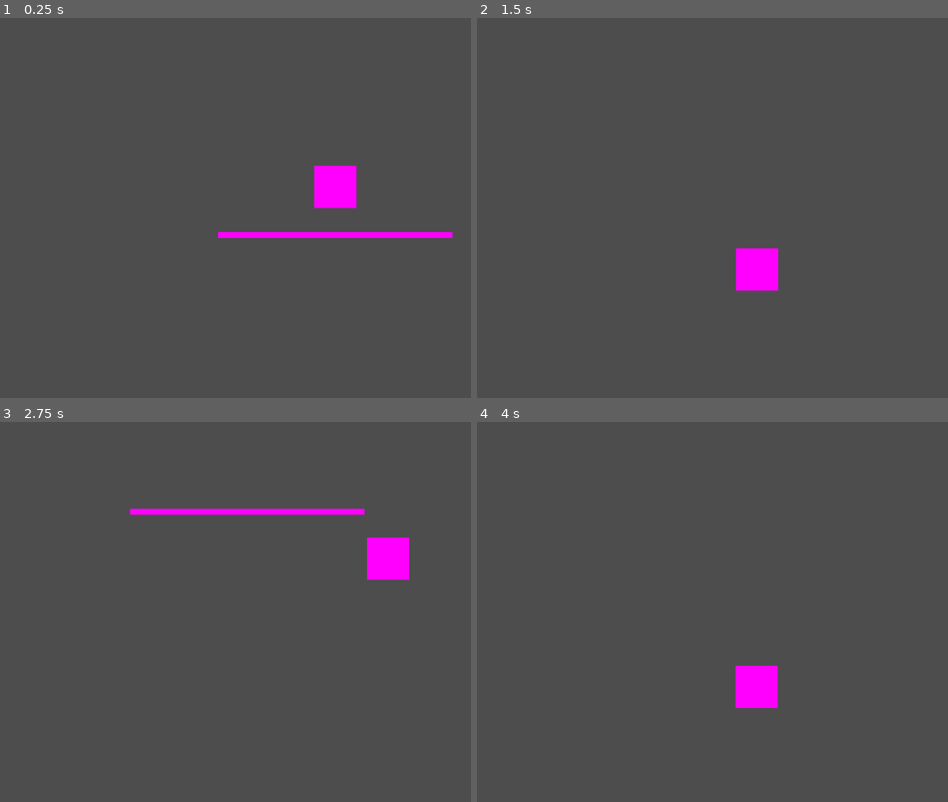
Above: before the commit, frames 1-4 (two rows, left to right).
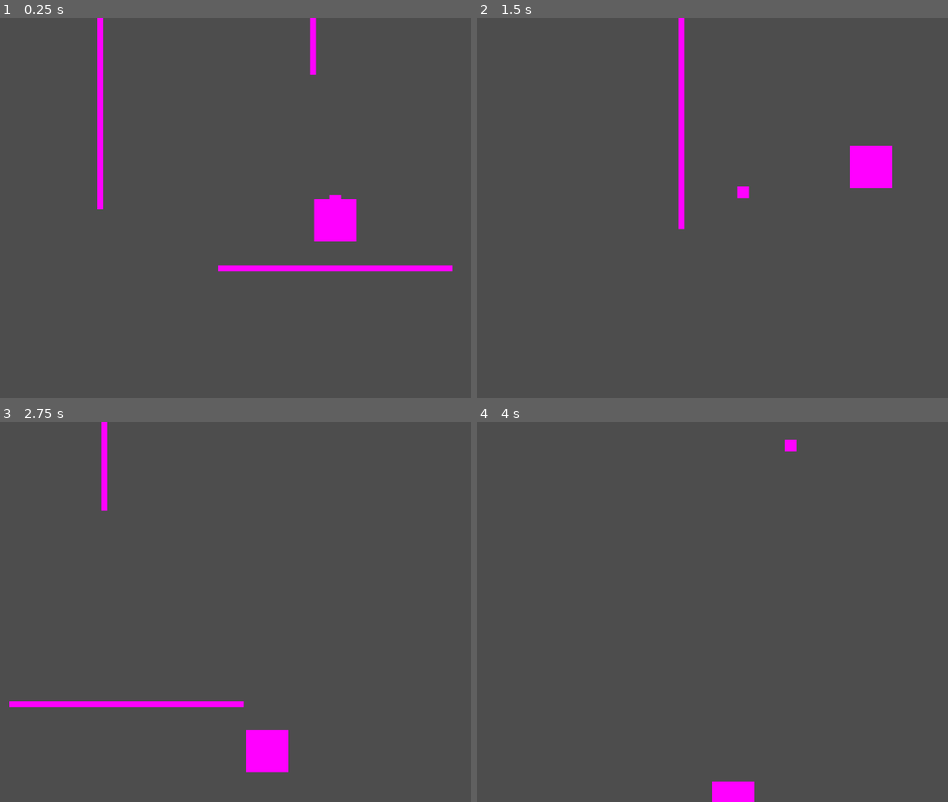
Above: after the commit, the same moments.

Repository: BoopEnthusiast/Summer-Game
Game: Godot game, scene res://test_scene.tscn
Two runs of this game, one before a commit and one after it. Both use one fixed random seed, a clock stepped at 60 frames per second and the inputs below.
Inputs (mouse positions are in pixels of both pictures, inside the frame that each line leads up to):
- Up to frame 1 (0.25 s): no input
- Up to frame 2 (1.5 s): move the mouse to (outside the picture) at 0.52 s; hold D (run_right) from 0.53 s (still down); tap Space (jump) at 0.6, 0.77, 1.07, 1.35 s; click (outside the picture) at 0.67 s; move the mouse to (674, 227) at 1.27 s; click (674, 227) at 1.42 s
- Up to frame 3 (2.75 s): tap Space (jump) at 1.52, 1.82, 2.1 s; move the mouse to (405, 528) at 2.02 s; release D (run_right) at 2.03 s; hold A (run_left) from 2.03 s (still down); click (405, 528) at 2.17 s
- Up to frame 4 (4 s): move the mouse to (778, 688) at 2.77 s; release A (run_left) at 2.78 s; hold D (run_right) from 2.78 s (still down); tap Space (jump) at 2.85, 3.02, 3.32, 3.6, 3.77 s; click (778, 688) at 2.92 s; move the mouse to (outside the picture) at 3.52 s; click (outside the picture) at 3.67 s

The runs differ from the first frame. In frame 1, 3.8% of the frame differs, in the area x 20-97%, y 0-67%; in frame 2, 2.9%; in frame 3, 4.0%, in the area x 1-87%, y 0-93%; in frame 4, 1.6%.

Commit message:
idk man I'm tired
I think I got new mouse moves the camera and grappling

Diff:
--- /dev/null
+++ b/Camera.gd
@@ -0,0 +1,11 @@
+extends Camera2D
+
+@onready var mouse_dead_zone = get_viewport().size.x / 8
+
+func _input(event):
+	if event is InputEventMouseMotion:
+		var _target = event.position - get_viewport().size * 0.5
+		if _target.length() < mouse_dead_zone:
+			position = Vector2(0,0)
+		else:
+			self.position = _target.normalized() * (_target.length())
--- /dev/null
+++ b/Hook.gd
@@ -0,0 +1,29 @@
+extends RigidBody2D
+
+const SPEED = 50	# The speed with which the chain moves
+
+@onready var player = $".."
+
+var direction := Vector2(0,0)	# The direction in which the chain was shot
+var tip := Vector2(0,0)			# The global position the tip should be in
+var flying = false	# Whether the chain is moving through the air
+var hooked = false	# Whether the chain has connected to a wall
+
+# Called every frame. 'delta' is the elapsed time since the previous frame.
+func _physics_process(delta):
+	global_position = tip
+	if flying:
+		var collider = move_and_collide(direction * SPEED)
+		if collider and collider.get_collider() != player:
+			hooked = true
+			flying = false
+	tip = global_position
+
+func shoot(dir: Vector2):
+	direction = dir.normalized()
+	flying = true
+	tip = player.global_position
+
+func release():
+	hooked = false
+	flying = false
--- a/platform.tscn
+++ b/platform.tscn
@@ -5,6 +5,8 @@
 [sub_resource type="PlaceholderTexture2D" id="PlaceholderTexture2D_hu8gl"]
 
 [node name="Platform" type="StaticBody2D"]
+collision_layer = 6
+collision_mask = 6
 
 [node name="Collider" type="CollisionShape2D" parent="."]
 scale = Vector2(20, 0.5)
--- a/player.gd
+++ b/player.gd
@@ -3,32 +3,45 @@
 const SPEED = 300.0
 const JUMP_VELOCITY = -600.0
 const JUMPS = 1
-const CAMERA_DISTANCE = 0.5
+const CAMERA_DISTANCE = 0.3
 const CAMERA_MAX_VELOCITY = Vector2(500, 500)
+const WALL_SLIDE_SPEED = 50
+const CHAIN_PULL = 70
 
 # Get the gravity from the project settings to be synced with RigidBody nodes.
 var gravity = ProjectSettings.get_setting("physics/2d/default_gravity")
 
-var jumps_left
+var jumps_left = 0
+var chain_velocity := Vector2(0,0)
 
 @onready var coyote_timer = $CoyoteTimer
 @onready var camera = $Camera
+@onready var grapple_hook = $Hook
+
+func _input(event):
+	if event is InputEventMouseButton:
+		if event.pressed:
+			# We clicked the mouse -> shoot()
+			grapple_hook.shoot(event.position - get_viewport().size * 0.5)
+		else:
+			# We released the mouse -> release()
+			grapple_hook.release()
 
 func _physics_process(delta):
-	# Add the gravity.
+	# Add the gravity
 	if not is_on_floor():
 		velocity.y += gravity * delta
-	else:
+
+	# Handle Jump
+	if is_on_floor() or is_on_wall():
 		jumps_left = JUMPS
-
-	# Handle Jump.
 	if Input.is_action_just_pressed("jump") and (is_on_floor() or not coyote_timer.is_stopped()):
 		velocity.y = JUMP_VELOCITY
 	elif Input.is_action_just_pressed("jump") and jumps_left >= 1:
 		jumps_left -= 1
 		velocity.y = JUMP_VELOCITY
 
-	# Get the input direction and handle the movement/deceleration.
+	# Get the input direction and handle the movement/deceleration
 	var direction = Input.get_axis("run_left", "run_right")
 	if direction:
 		velocity.x = direction * SPEED
@@ -36,11 +49,39 @@
 		velocity.x = move_toward(velocity.x, 0, SPEED)
 
 	# Move camera in direction moving
-	camera.global_position = global_position + (velocity.clamp(-CAMERA_MAX_VELOCITY, CAMERA_MAX_VELOCITY) * CAMERA_DISTANCE)
+	#camera.global_position = global_position + (velocity.clamp(-CAMERA_MAX_VELOCITY, CAMERA_MAX_VELOCITY) * CAMERA_DISTANCE)
 
-	var was_on_floor = is_on_floor()
+	# Grapple hook
+	if grapple_hook.hooked:
+		chain_velocity = to_local(grapple_hook.tip).normalized() * CHAIN_PULL
+		chain_velocity.x *= 5
+		if chain_velocity.y > 0:
+			# Pulling down isn't as strong
+			chain_velocity.y *= 0.25
+		else:
+			# Pulling up is stronger
+			chain_velocity.y *= 0.6
+		if sign(chain_velocity.x) != Input.get_axis("run_left", "run_right"):
+			# if we are trying to walk in a different direction than the chain is pulling reduce its pull
+			chain_velocity.x *= 0.65
+	else:
+		# Not hooked -> no chain velocity
+		chain_velocity = Vector2(0,0)
+
+	print(velocity)
+	print(chain_velocity)
+	velocity += chain_velocity
+	print(velocity)
+
+	# Slide down wall
+	if is_on_wall_only() and velocity.y > 0:
+		velocity.y = WALL_SLIDE_SPEED
+
+	# Save for coyote timer check
+	var was_touching = is_on_floor() or is_on_wall()
 
 	move_and_slide()
 
-	if was_on_floor and not is_on_floor():
+	# Start coyote timer
+	if was_touching and not (is_on_floor() or is_on_wall()):
 		coyote_timer.start()
--- a/player.tscn
+++ b/player.tscn
@@ -1,14 +1,22 @@
-[gd_scene load_steps=4 format=3 uid="uid://y6ft042l62up"]
+[gd_scene load_steps=8 format=3 uid="uid://de5np07xtuyii"]
 
-[ext_resource type="Script" path="res://player.gd" id="1_uh664"]
+[ext_resource type="Script" path="res://Player.gd" id="1_2u254"]
+[ext_resource type="Script" path="res://Camera.gd" id="2_inhow"]
+[ext_resource type="Script" path="res://Hook.gd" id="3_obykk"]
 
 [sub_resource type="RectangleShape2D" id="RectangleShape2D_wkx4w"]
 
 [sub_resource type="PlaceholderTexture2D" id="PlaceholderTexture2D_fjib1"]
 
+[sub_resource type="CircleShape2D" id="CircleShape2D_d1oqi"]
+
+[sub_resource type="PlaceholderTexture2D" id="PlaceholderTexture2D_md6y2"]
+
 [node name="Player" type="CharacterBody2D"]
 scale = Vector2(0.6, 0.6)
-script = ExtResource("1_uh664")
+collision_layer = 5
+collision_mask = 5
+script = ExtResource("1_2u254")
 
 [node name="Collider" type="CollisionShape2D" parent="."]
 scale = Vector2(6, 6)
@@ -21,7 +29,20 @@
 
 [node name="Camera" type="Camera2D" parent="."]
 position_smoothing_enabled = true
+script = ExtResource("2_inhow")
 
 [node name="CoyoteTimer" type="Timer" parent="."]
 wait_time = 0.2
 one_shot = true
+
+[node name="Hook" type="RigidBody2D" parent="."]
+collision_layer = 2
+collision_mask = 2
+script = ExtResource("3_obykk")
+
+[node name="CollisionShape2D" type="CollisionShape2D" parent="Hook"]
+shape = SubResource("CircleShape2D_d1oqi")
+
+[node name="Sprite2D" type="Sprite2D" parent="Hook"]
+scale = Vector2(20, 20)
+texture = SubResource("PlaceholderTexture2D_md6y2")
--- a/project.godot
+++ b/project.godot
@@ -32,3 +32,9 @@
 "events": [Object(InputEventKey,"resource_local_to_scene":false,"resource_name":"","device":-1,"window_id":0,"alt_pressed":false,"shift_pressed":false,"ctrl_pressed":false,"meta_pressed":false,"pressed":false,"keycode":0,"physical_keycode":68,"key_label":0,"unicode":100,"echo":false,"script":null)
 ]
 }
+
+[layer_names]
+
+2d_physics/layer_1="Player"
+2d_physics/layer_2="Hook"
+2d_physics/layer_3="Ground"
--- a/test_scene.tscn
+++ b/test_scene.tscn
@@ -9,3 +9,11 @@
 
 [node name="Platform" parent="." instance=ExtResource("2_od8jd")]
 position = Vector2(0, 115)
+
+[node name="Platform2" parent="." instance=ExtResource("2_od8jd")]
+position = Vector2(-401, -186)
+rotation = 1.5708
+
+[node name="Platform3" parent="." instance=ExtResource("2_od8jd")]
+position = Vector2(-38, -415)
+rotation = -1.5708
Not shown: 1 places in test_scene.tscn that only renumber resources
